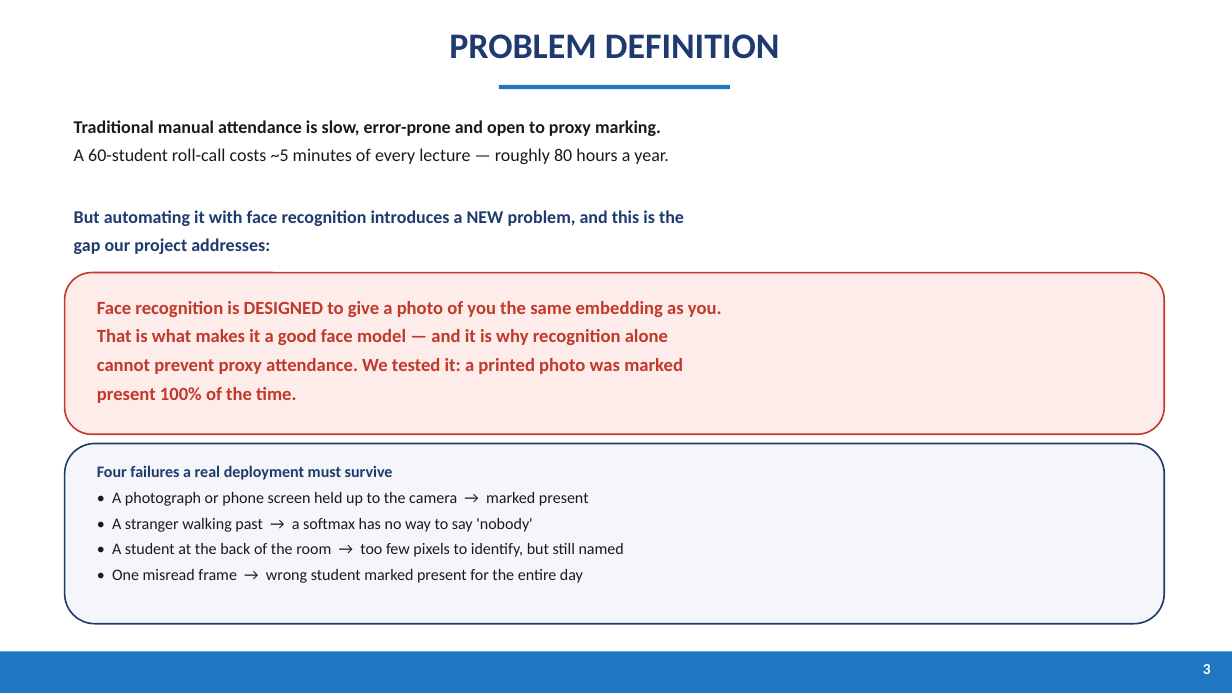
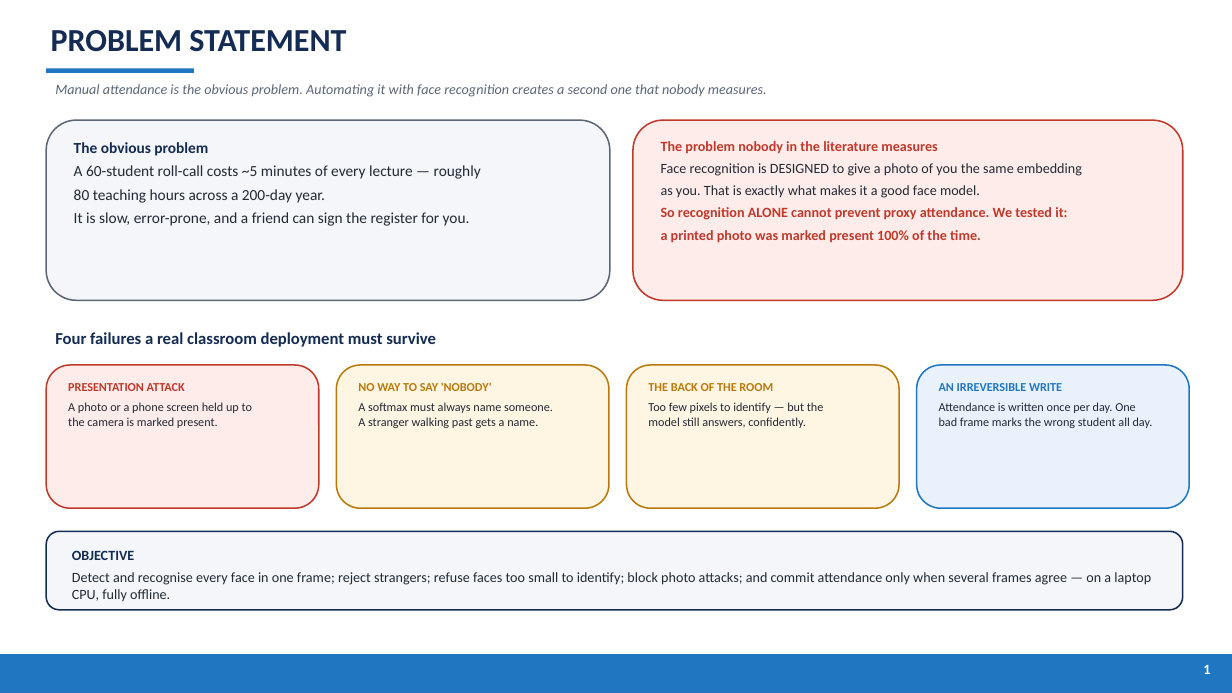
Before and after one commit to SohamBhattacharjee2003/MutiFace-Attendance-System, a slide deck: slide 2 of Server/results/PresenceAI_Presentation.pptx (slide 4 before the commit). Drawn at 1232x693 pixels with LibreOffice and Linux fonts; fonts in the diff are those of the drawing. Boxes give left, top, right and bottom in pixels: in the first picture for what was removed or moved away, otherwise in the second. Text is boxed around its words. In the diff, an @@ line names an element or a change of style, - is before the commit and + after.

```diff
--- a/Server/results/PresenceAI_Presentation.pptx
+++ b/Server/results/PresenceAI_Presentation.pptx
@@ text at box(51, 30, 346, 52): text changed; size 28 to 25 pt; text colour #1F3A6E to #142B53 @@
-PROBLEM DEFINITION
+PROBLEM STATEMENT
@@ rectangle added at box(46, 68, 194, 73), fill #1F77C2 @@
@@ text added at box(55, 84, 767, 97), 11 pt, text #5B6676, italic @@
+Manual attendance is the obvious problem. Automating it with face recognition creates a second one that nobody measures.
@@ rectangle removed at box(499, 85, 730, 89) @@
@@ rounded rectangle added at box(46, 120, 610, 300), fill #F4F6F9, outline #5B6676 1.2 pt @@
@@ text at box(74, 142, 481, 226): text changed; size 14 to 12 pt; text colour #1A1A1A to #222A35; bold off @@
-Traditional manual attendance is slow, error-prone and open to proxy marking.
-A 60-student roll-call costs ~5 minutes of every lecture — roughly 80 hours a year.
-But automating it with face recognition introduces a NEW problem, and this is the
-gap our project addresses:
+The obvious problem
+A 60-student roll-call costs ~5 minutes of every lecture — roughly
+80 teaching hours across a 200-day year.
+It is slow, error-prone, and a friend can sign the register for you.
@@ rounded rectangle added at box(633, 120, 1183, 300), fill #FDECEA, outline #C0392B 1.2 pt @@
@@ text at box(661, 141, 1082, 243): text changed; size 14.5 to 11 pt @@
-Face recognition is DESIGNED to give a photo of you the same embedding as you.
-That is what makes it a good face model — and it is why recognition alone
-cannot prevent proxy attendance. We tested it: a printed photo was marked
-present 100% of the time.
+The problem nobody in the literature measures
+Face recognition is DESIGNED to give a photo of you the same embedding
+as you. That is exactly what makes it a good face model.
+So recognition ALONE cannot prevent proxy attendance. We tested it:
+a printed photo was marked present 100% of the time.
@@ rounded rectangle removed at box(65, 273, 1165, 434) @@
@@ text added at box(55, 332, 436, 347), 13 pt, text #142B53, bold @@
+Four failures a real classroom deployment must survive
@@ rounded rectangle added at box(46, 365, 319, 508), fill #FDECEA, outline #C0392B 1.2 pt @@
@@ text added at box(68, 383, 252, 428), 9.5 pt, text #222A35 @@
+PRESENTATION ATTACK
+A photo or a phone screen held up to
+the camera is marked present.
@@ rounded rectangle added at box(336, 365, 609, 508), fill #FEF5E3, outline #B97A0B 1.2 pt @@
@@ text added at box(358, 382, 553, 428), 9.5 pt, text #222A35 @@
+NO WAY TO SAY 'NOBODY'
+A softmax must always name someone.
+A stranger walking past gets a name.
@@ rounded rectangle added at box(627, 365, 899, 508), fill #FEF5E3, outline #B97A0B 1.2 pt @@
@@ text added at box(648, 383, 824, 428), 9.5 pt, text #222A35 @@
+THE BACK OF THE ROOM
+Too few pixels to identify — but the
+model still answers, confidently.
@@ rounded rectangle added at box(917, 365, 1189, 508), fill #E9F2FC, outline #1F77C2 1.2 pt @@
@@ text added at box(939, 383, 1153, 428), 9.5 pt, text #222A35 @@
+AN IRREVERSIBLE WRITE
+Attendance is written once per day. One
+bad frame marks the wrong student all day.
@@ text removed at box(97, 465, 624, 583) @@
-Four failures a real deployment must survive
-• A photograph or phone screen held up to the camera → marked present
-• A stranger walking past → a softmax has no way to say 'nobody'
-• A student at the back of the room → too few pixels to identify, but still named
-• One misread frame → wrong student marked present for the entire day
@@ rounded rectangle: place and size @@
-rounded rectangle at box(65, 444, 1165, 624)
+rounded rectangle at box(46, 531, 1183, 610)
@@ rounded rectangle at box(46, 531, 1183, 610): outline #1F3A6E 1.25 pt to #142B53 1.2 pt @@
@@ text added at box(72, 550, 1151, 602), 11 pt, text #222A35 @@
+OBJECTIVE
+Detect and recognise every face in one frame; reject strangers; refuse faces too small to identify; block photo attacks; and commit attendance only when several frames agree — on a laptop CPU, fully offline.
@@ text removed at box(1203, 664, 1211, 674) @@
-3
@@ text added at box(1203, 665, 1210, 674), 11 pt, text #FFFFFF, bold @@
+1
```
Also in this commit, not shown: 3 other slides changed, 9 slides added, 7 slides removed, 10 other files.
